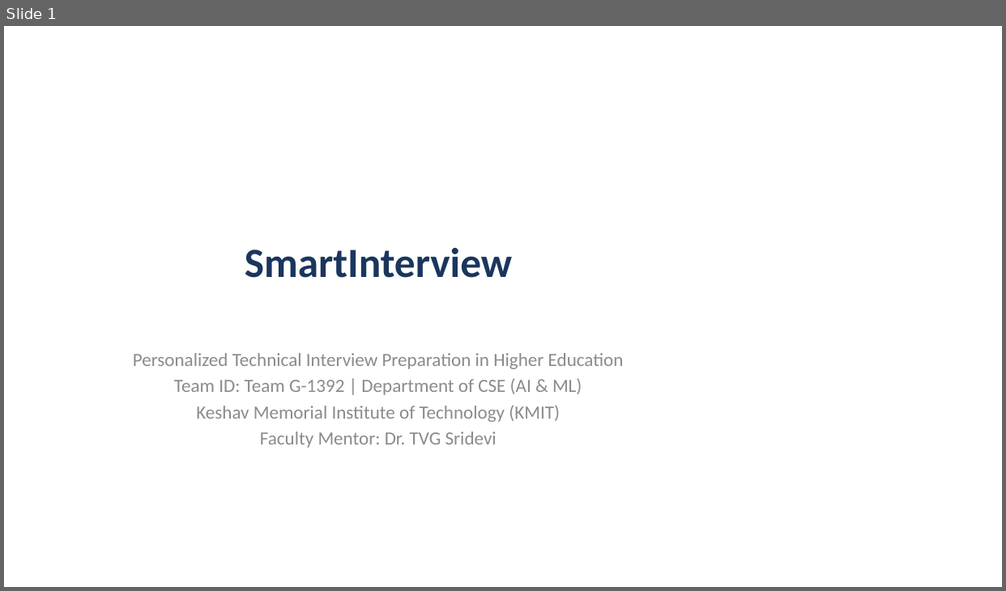
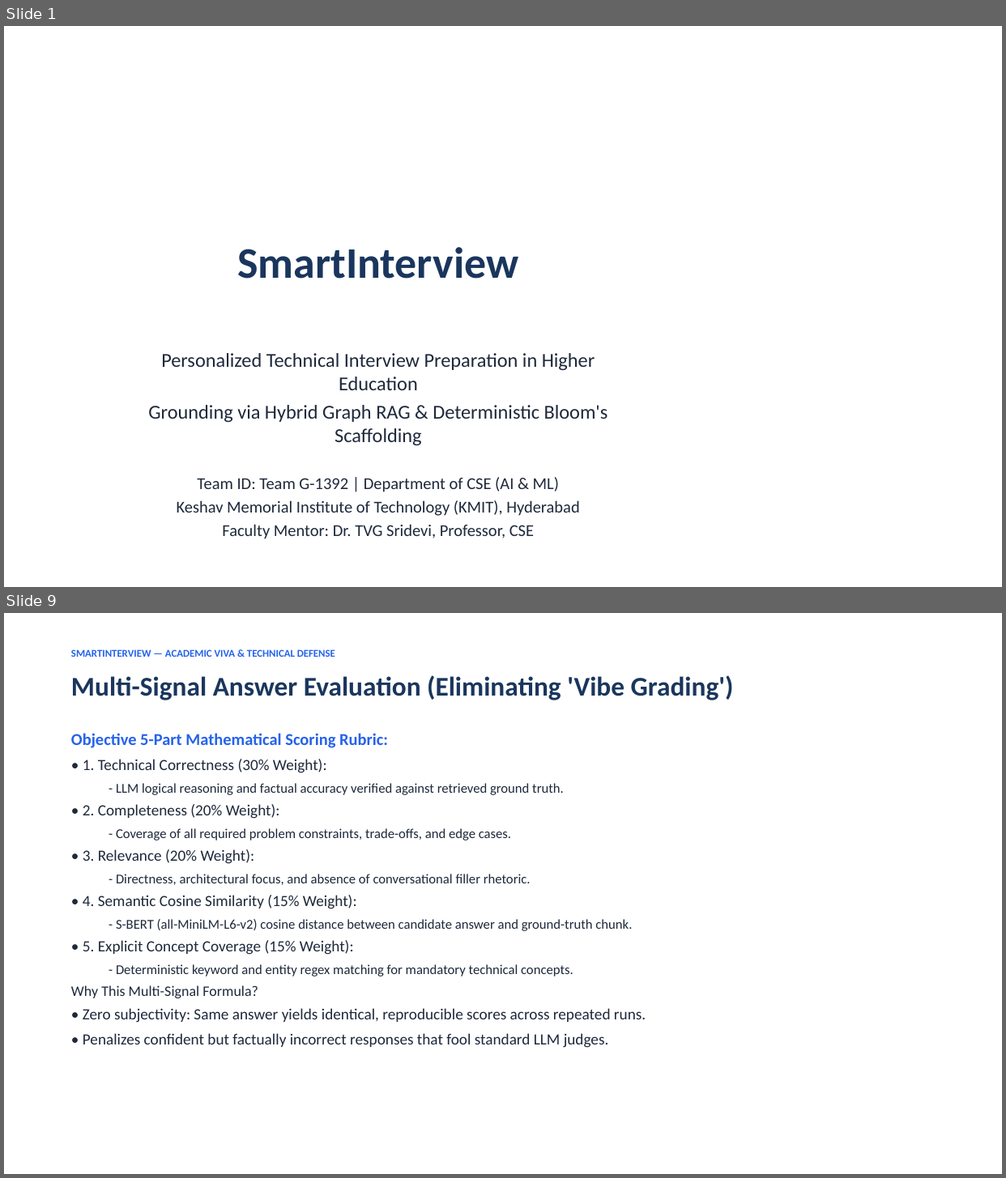
Before and after one commit to Ranith11/SmartInterview-team-main, a slide deck: SmartInterview_Deliverables/04_Presentation_and_Defense/SmartInterview_Project_Presentation.pptx. Shown one above the other, each under a label of ours: slide 1 before the commit, slides 1 and 9 after it; the slides between them are not shown. The pictures are 1006x591 and 1006x1178 pixels, drawn with LibreOffice and Linux fonts; fonts in the diff are those of the drawing. Boxes give left, top, right and bottom in pixels: in the first picture for what was removed or moved away, otherwise in the second. Text is boxed around its words. In the diff, an @@ line names an element or a change of style, - is before the commit and + after.

```diff
--- a/SmartInterview_Deliverables/04_Presentation_and_Defense/SmartInterview_Project_Presentation.pptx
+++ b/SmartInterview_Deliverables/04_Presentation_and_Defense/SmartInterview_Project_Presentation.pptx
@@ slide 9 added at <box>4,613,1002,1174</box>, background #FFFFFF @@
@@ text added at <box>71,649,335,657</box>, 10 pt, text #2563EB, bold @@
+SMARTINTERVIEW — ACADEMIC VIVA & TECHNICAL DEFENSE
@@ text added at <box>71,675,734,700</box>, 26 pt, text #1A365D, bold @@
+Multi-Signal Answer Evaluation (Eliminating 'Vibe Grading')
@@ text added at <box>71,733,646,1048</box>, 13 pt, text #1E293B @@
+Objective 5-Part Mathematical Scoring Rubric:
+• 1. Technical Correctness (30% Weight):
+  - LLM logical reasoning and factual accuracy verified against retrieved ground truth.
+• 2. Completeness (20% Weight):
+  - Coverage of all required problem constraints, trade-offs, and edge cases.
+• 3. Relevance (20% Weight):
+  - Directness, architectural focus, and absence of conversational filler rhetoric.
+• 4. Semantic Cosine Similarity (15% Weight):
+  - S-BERT (all-MiniLM-L6-v2) cosine distance between candidate answer and ground-truth chunk.
+• 5. Explicit Concept Coverage (15% Weight):
+  - Deterministic keyword and entity regex matching for mandatory technical concepts.
+Why This Multi-Signal Formula?
+• Zero subjectivity: Same answer yields identical, reproducible scores across repeated runs.
+• Penalizes confident but factually incorrect responses that fool standard LLM judges.
@@ slide 1 changed as well @@
@@ title "SmartInterview" at <box>237,247,518,279</box>: size 40 to 42 pt @@
@@ subtitle at <box>161,353,595,493</box>: size 18 to 19 pt in "Personalized Technical Interview Preparation in Higher Educa ..."; text colour #8C8C8C to #1E293B in "Personalized Technical Interview Preparation in Higher Educa ...", "Team ID: Team G-1392 | Department of ..."; size 18 to 16 pt in "Team ID: Team G-1392 | Department of ..." @@
@@ subtitle at <box>148,405,608,446</box>: paragraph added @@
+Grounding via Hybrid Graph RAG & Deterministic Bloom's Scaffolding
@@ subtitle at <box>177,501,580,540</box>: text changed; size 18 to 16 pt; text colour #8C8C8C to #1E293B @@
-Keshav Memorial Institute of Technology (KMIT)
-Faculty Mentor: Dr. TVG Sridevi
+Keshav Memorial Institute of Technology (KMIT), Hyderabad
+Faculty Mentor: Dr. TVG Sridevi, Professor, CSE
```
Also in this commit, not shown: 1 other slide changed, 11 other slides added, 9 slides removed, 26 other files.
